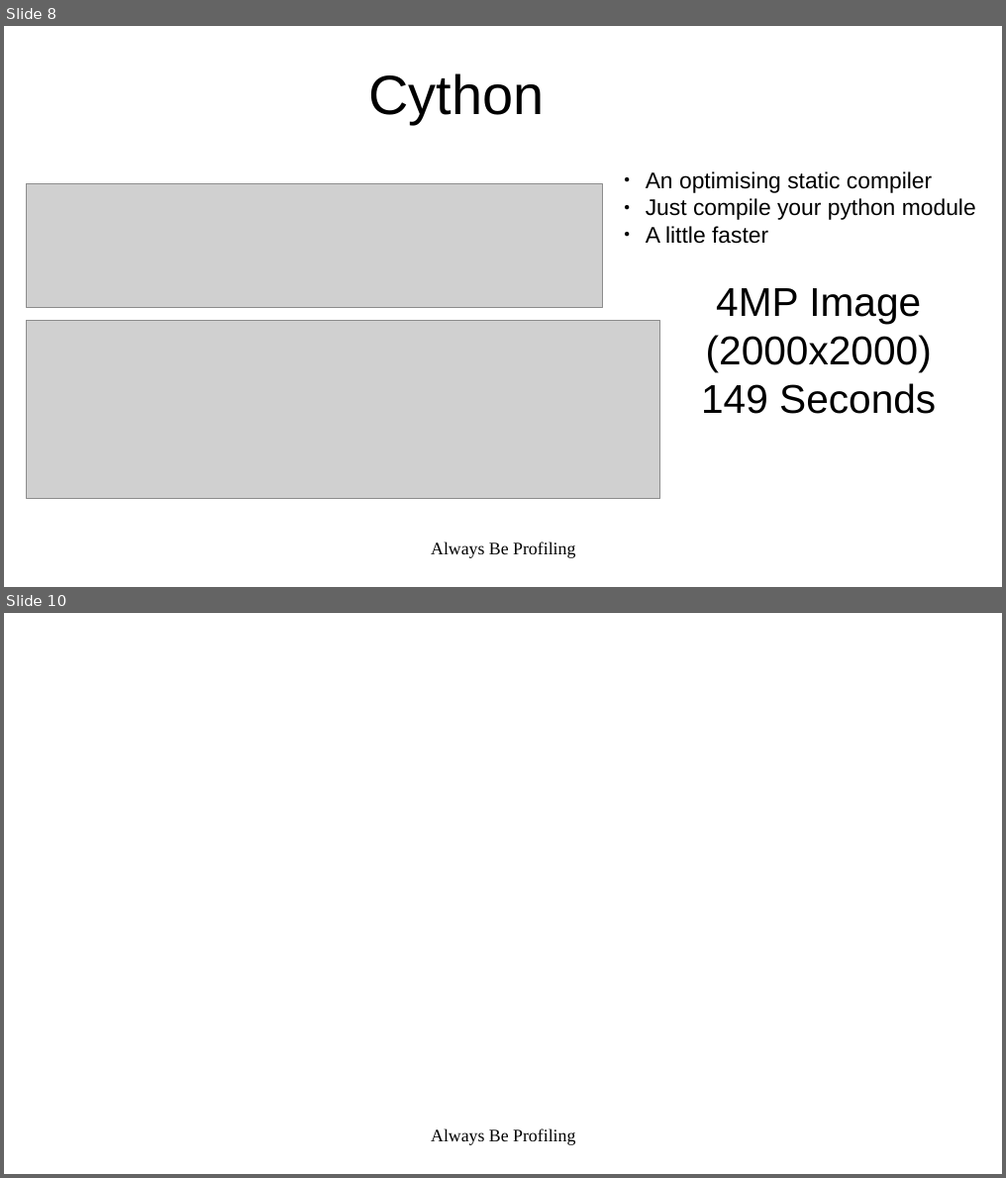
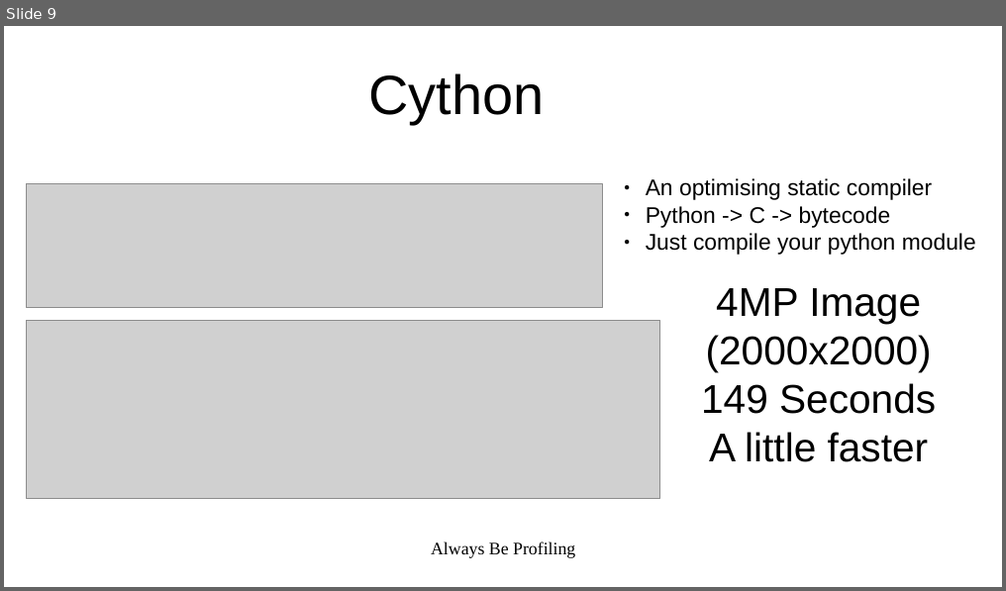
Before and after one commit to calvinloveland/performant-python, a slide deck: Docs/PerformantPython.odp. Shown one above the other, each under a label of ours: slides 8 and 10 before the commit, slide 9 after it; the slides between them are not shown. The pictures are 1006x1178 and 1006x591 pixels, drawn with LibreOffice and Linux fonts; fonts in the diff are those of the drawing; grey boxes stand for pictures. Boxes give left, top, right and bottom in pixels: in the first picture for what was removed or moved away, otherwise in the second. Text is boxed around its words. In the diff, an @@ line names an element or a change of style, - is before the commit and + after.

```diff
--- a/Docs/PerformantPython.odp
+++ b/Docs/PerformantPython.odp
@@ slide 10 removed at [4,613,1002,1174], background #FFFFFF @@
@@ text removed at [431,1129,575,1146] @@
-Always Be Profiling
@@ what was slide 8 is now slide 9 @@
@@ slide 9 changed as well @@
@@ text "An optimising static compiler": place and size @@
-text "An optimising static compiler" at [646,172,976,244]
+text "An optimising static compiler" at [646,178,976,255]
@@ text at [646,178,976,255]: indent changed @@
@@ text at [646,206,891,228]: paragraph added @@
+● Python -> C -> bytecode
@@ text at [646,226,768,244]: paragraph removed @@
-● A little faster
@@ text at [709,432,929,463]: paragraph added @@
+A little faster
```
Also in this commit, not shown: 5 other slides changed, 5 slides added, 1 other slide removed, 1 other file.
